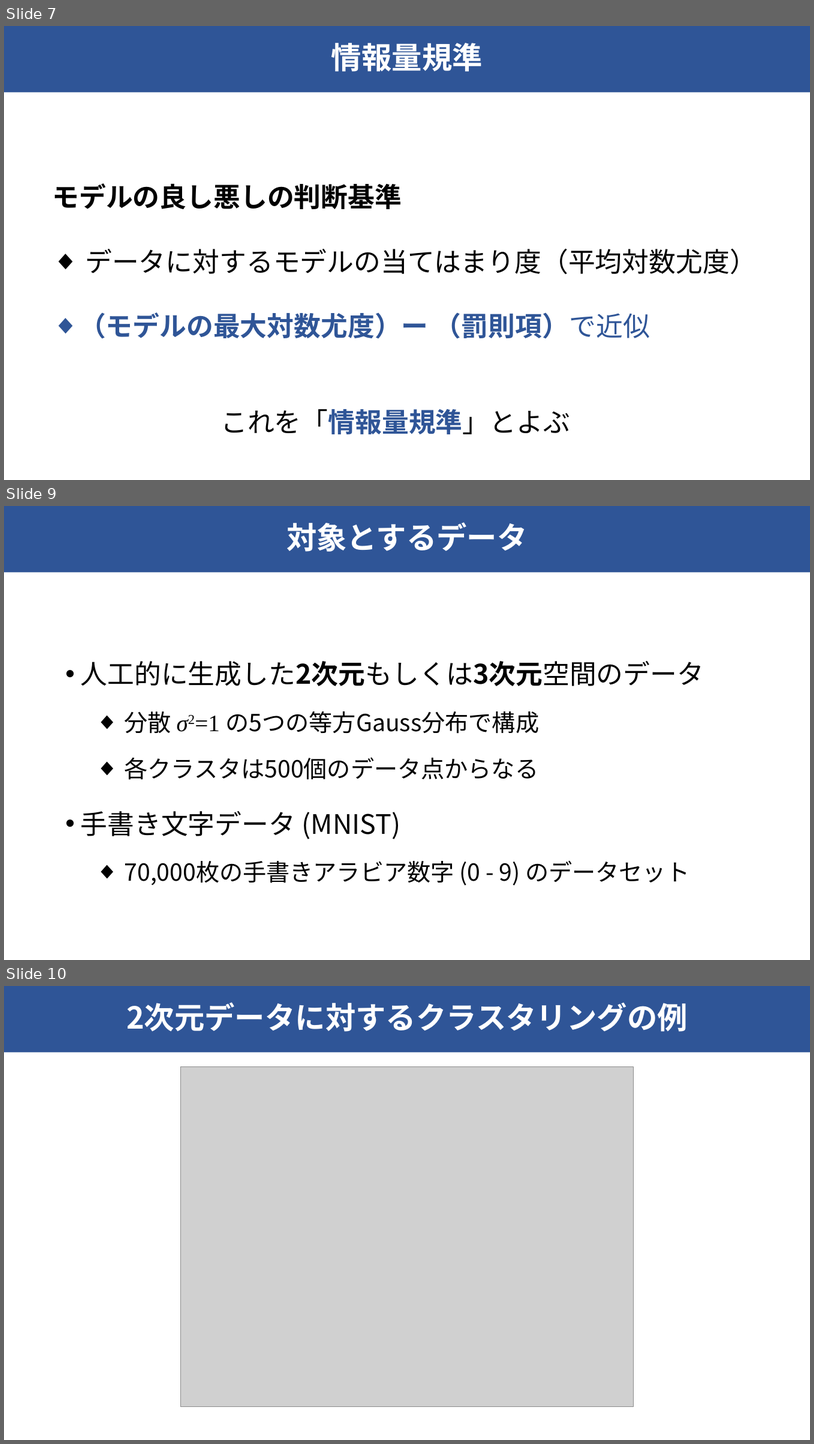
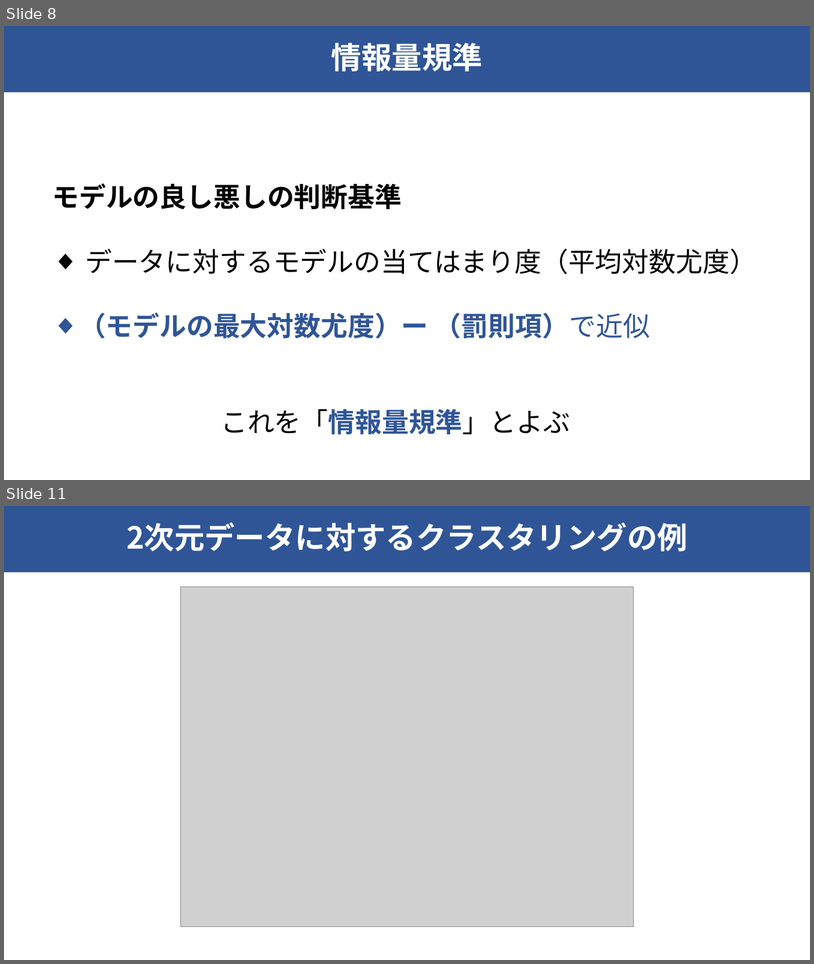
Before and after one commit to raryosu/graduation-research, a slide deck: docs/interim-presen/interim_hagihara.pptx. Shown one above the other, each under a label of ours: slides 7, 9 and 10 before the commit, slides 8 and 11 after it; the slides between them are not shown. The pictures are 814x1444 and 814x964 pixels, drawn with LibreOffice and Linux fonts; fonts in the diff are those of the drawing; grey boxes stand for pictures. Boxes give left, top, right and bottom in pixels: in the first picture for what was removed or moved away, otherwise in the second. Text is boxed around its words. In the diff, an @@ line names an element or a change of style, - is before the commit and + after.

```diff
--- a/docs/interim-presen/interim_hagihara.pptx
+++ b/docs/interim-presen/interim_hagihara.pptx
@@ slide 9 removed at <box>4,506,810,960</box>, background #FFFFFF; not listed: 1 template element that a slide beside it also shows @@
@@ title removed at <box>287,522,528,552</box> @@
-対象とするデータ
@@ text removed at <box>81,661,705,885</box> @@
-• 人工的に生成した2次元もしくは3次元空間のデータ
-  ◆ 分散 σ2=1 の5つの等方Gauss分布で構成
-  ◆ 各クラスタは500個のデータ点からなる
-• 手書き文字データ (MNIST)
-  ◆ 70,000枚の手書きアラビア数字 (0 - 9) のデータセット
@@ what was slide 7 is now slide 8 @@
@@ what was slide 10 is now slide 11 @@
```
Also in this commit, not shown: 6 slides changed, 1 slide added, 3 other slides removed, 2 other files.
